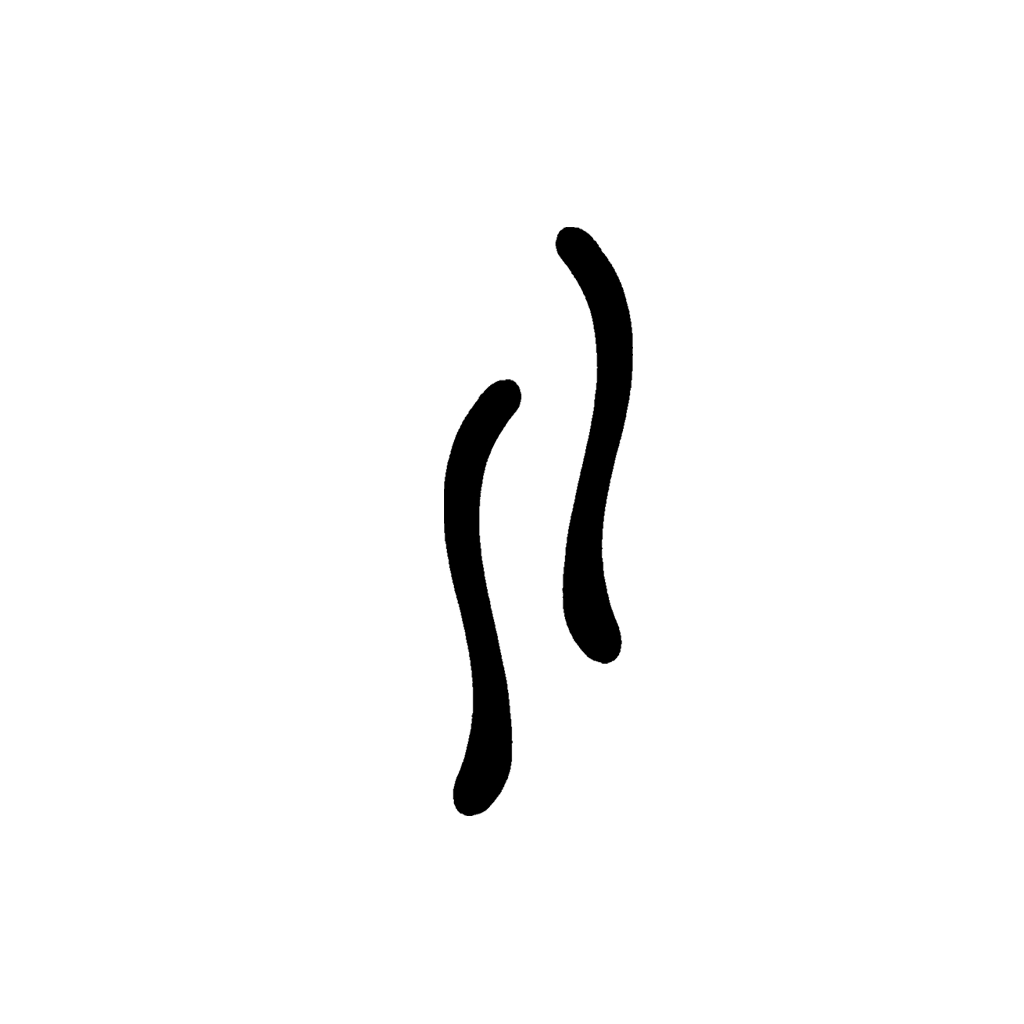
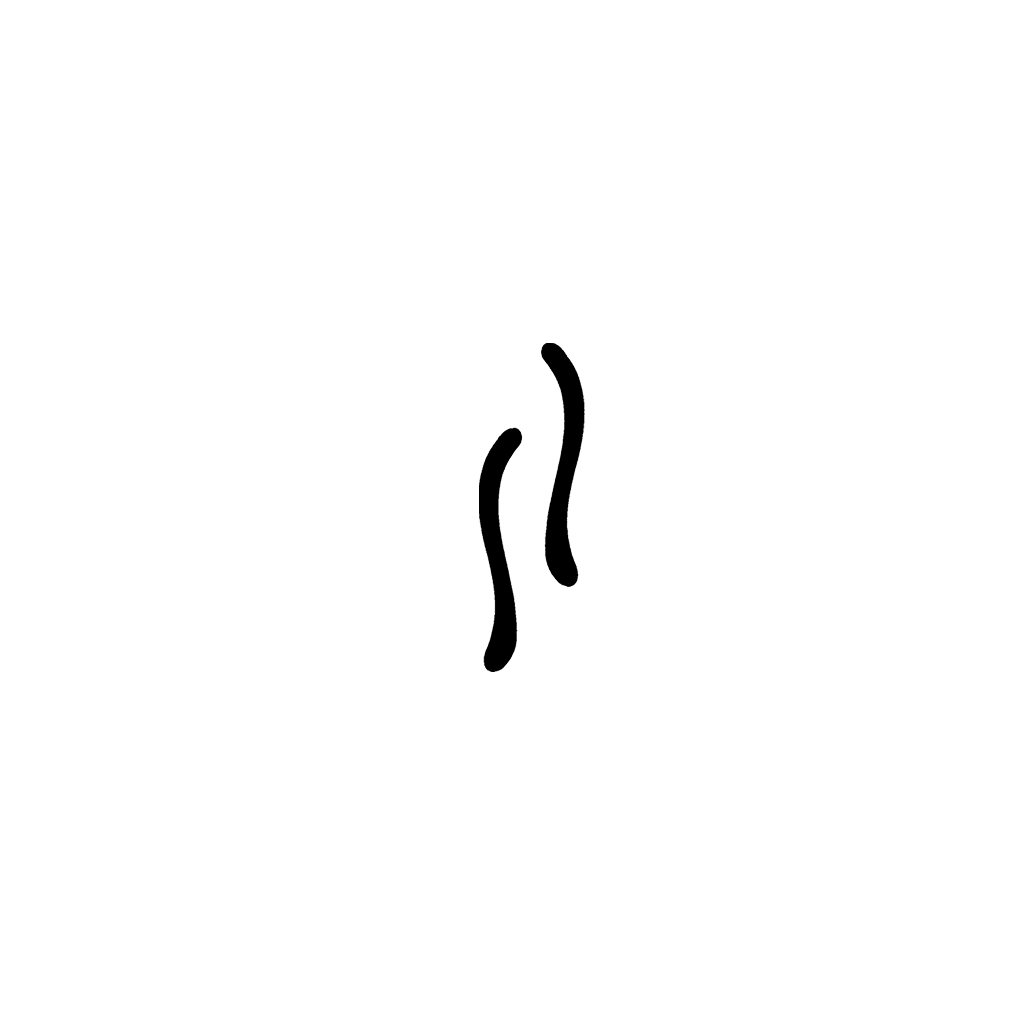
Layer changes from the first 1024px x 1024px image to the second:
painted on "logo" over [444, 227, 633, 816]
